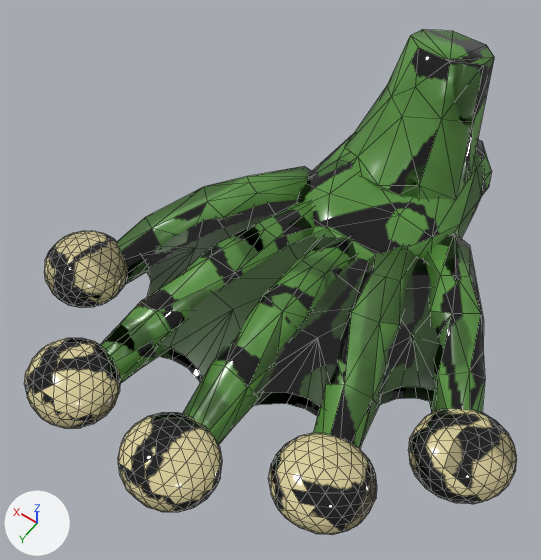
The Blender file assets/source/blender/cpart_foot_frog.blend as it was, and as the next commit left it.
Rendered twice from a camera (50 mm lens) standing at (-0.0488, 0.1224, 0.1358) and looking at (0.0057, 0.0461, 0.0159). Lighting does not change. The marker at lower left points along +X, +Y and +Z. The picture after the commit comes second. Mesh edges are drawn as thin lines.

Names of what the first picture shows: 'FootFrog', 'Pads', 'Web'.
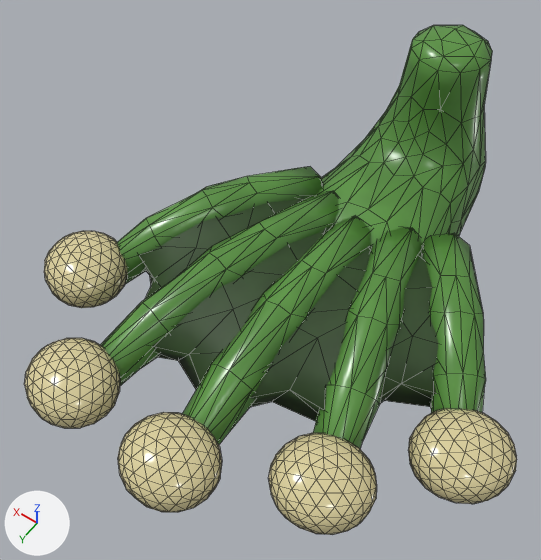
Location of each change, (x1, y1, x2, y2) in pixels of the pictures (541 x 560 px; the box of a moved part takes in the faces that stretch with it):
'FootFrog', reshaped
    before: (100, 29, 494, 448)
    after: (100, 25, 492, 448)
'Web', reshaped
    before: (142, 200, 439, 416)
    after: (139, 199, 438, 421)
part 1 of me_footfrog_mesh, rebuilt
    before: (297, 134, 483, 261)
    after: (317, 25, 492, 246)
part 2 of me_footfrog_mesh, deleted
    before: (476, 139, 492, 197)
part 3 of me_footfrog_mesh, deleted (green)
    before: (346, 29, 494, 200)
part 4 of me_footfrog_mesh, built on
    before: (100, 166, 485, 448)
    after: (100, 167, 485, 448)
part 5 of me_footfrog_mesh, surface changed
    both: (115, 176, 485, 433)
part 6 of me_pads_mesh, surface changed
    both: (24, 231, 517, 535)
part 7 of me_web_mesh, moved or reshaped
    before: (142, 221, 439, 416)
    after: (139, 222, 438, 421)
part 8 of me_web_mesh, surface changed
    both: (187, 200, 438, 348)

What changed in the scene script:
```text
Change me_footfrog_mesh:
    used by ob_footfrog; location = (0.0, 0.0, 0.0)
    remove me_footfrog_mesh.from_pydata(...)  # 363 vertices, 660 faces; spans x -0.0442..0.0458, y -0.024..0.0825, z 0.0..0.0424
    add me_footfrog_mesh.from_pydata(...)  # 427 vertices, 805 faces; spans x -0.0442..0.0458, y -0.0259..0.0825, z 0.0..0.042
    me_footfrog_mesh part 1: the loose piece of 60 vertices spanning x -0.0194..0.0194, y -0.024..0.0319, z 0.0001..0.0194 is rebuilt with 160 vertices and now spans x -0.0205..0.0205, y -0.0259..0.0321, z 0.0..0.042
    me_footfrog_mesh part 2: the loose piece of 51 vertices spanning x -0.017..0.017, y -0.024..0.008, z 0.0001..0.0169 is deleted
    me_footfrog_mesh part 3: the loose piece of 45 vertices spanning x -0.0151..0.0151, y -0.0215..0.0138, z 0.0..0.0424 is deleted
    me_footfrog_mesh part 4
    44 vertices are removed from x -0.0373..0.04, y 0.0109..0.0795, z 0.0001..0.0177
    221 faces are deleted
    17 vertices move from x -0.0393..0.0404, y 0.0201..0.0658, z 0.0035..0.0177 to x -0.0396..0.0406, y 0.0202..0.066, z 0.0031..0.017
    104 vertices are added at x -0.0383..0.0403, y 0.0106..0.0799, z 0.0..0.0178
    336 new faces join them
    me_footfrog_mesh part 5: 153 kept faces spanning x -0.0442..0.0458, y 0.0102..0.0825, z 0.001..0.0178 get new texture (UV) coordinates
Change me_pads_mesh:
    where me_pads_mesh.from_pydata(...)  # 810 vertices, 1600 faces; spans x -0.0522..0.0536, y 0.0442..0.0945, z 0.0021..0.0131
    used by ob_pads; parent = ob_footfrog; location = (0.0, 0.0, 0.0)
    me_pads_mesh part 6: texture (UV) coordinates of 1600 of 1600 faces, centred in x -0.052..0.0536, y 0.0444..0.0942, z 0.0022..0.013, changed; they spanned u 0.01..0.97, v 0.01..0.98 and now span u 0.01..0.97, v 0.01..0.97
Change me_web_mesh:
    used by ob_web; parent = ob_footfrog; location = (0.0, 0.0, 0.0)
    remove me_web_mesh.from_pydata(...)  # 109 vertices, 101 faces; spans x -0.0375..0.0388, y 0.014..0.0736, z 0.0058..0.0154
    add me_web_mesh.from_pydata(...)  # 84 vertices, 93 faces; spans x -0.0375..0.0387, y 0.014..0.0735, z 0.0055..0.0154
    me_web_mesh part 7
    44 vertices are removed from x -0.0375..0.0388, y 0.0452..0.0736, z 0.0058..0.0151
    60 faces are deleted
    19 vertices are added at x -0.0373..0.0387, y 0.0448..0.0735, z 0.0055..0.0153
    52 new faces join them
    me_web_mesh part 8: 41 kept faces spanning x -0.0328..0.0297, y 0.014..0.0614, z 0.0069..0.0154 get new texture (UV) coordinates
```
